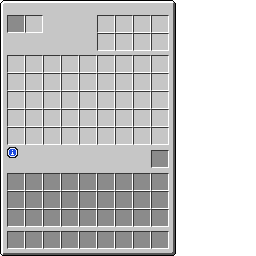
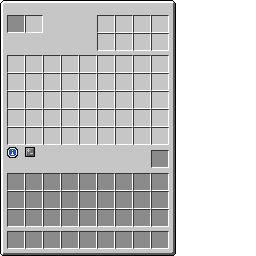
Layer changes from the first w=256, h=256 image to the second:
painted on "Mockup" over [26, 148, 34, 156]
showed "Icons", moved it above "Slots", painted on it over [25, 147, 35, 157]
